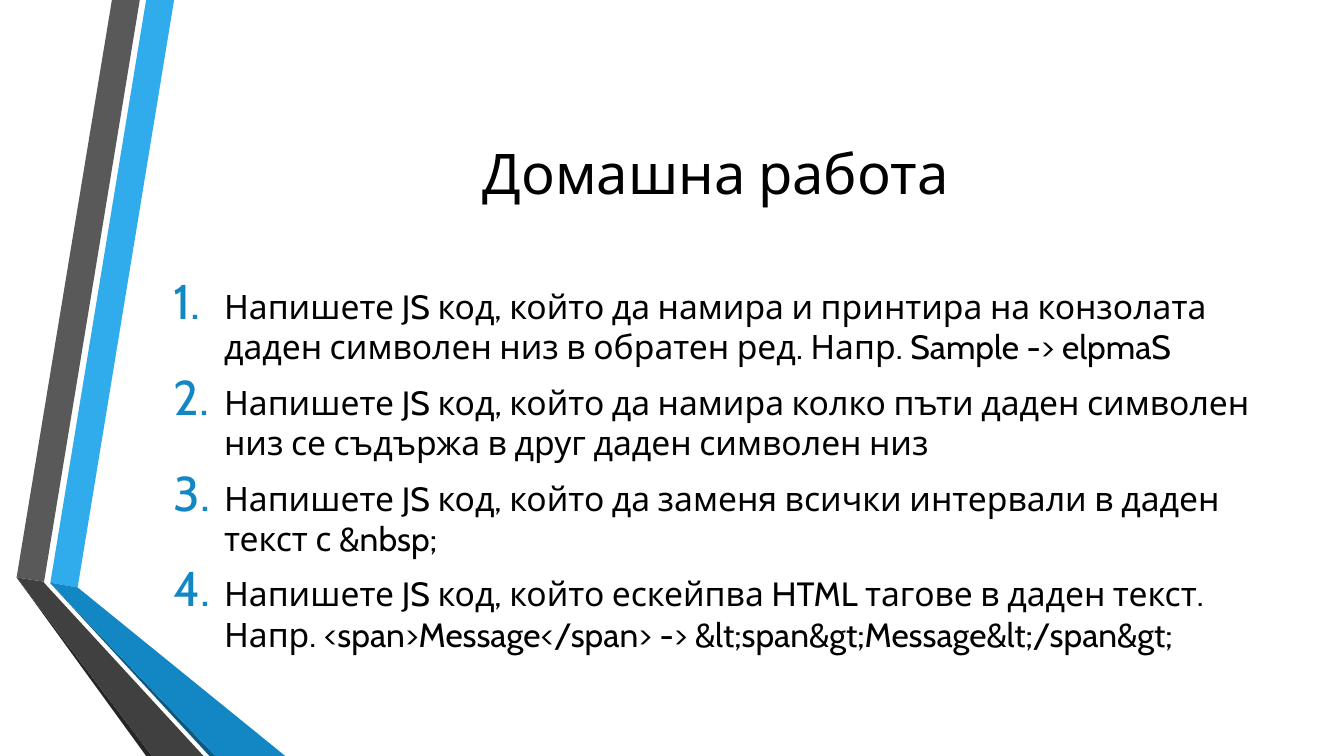
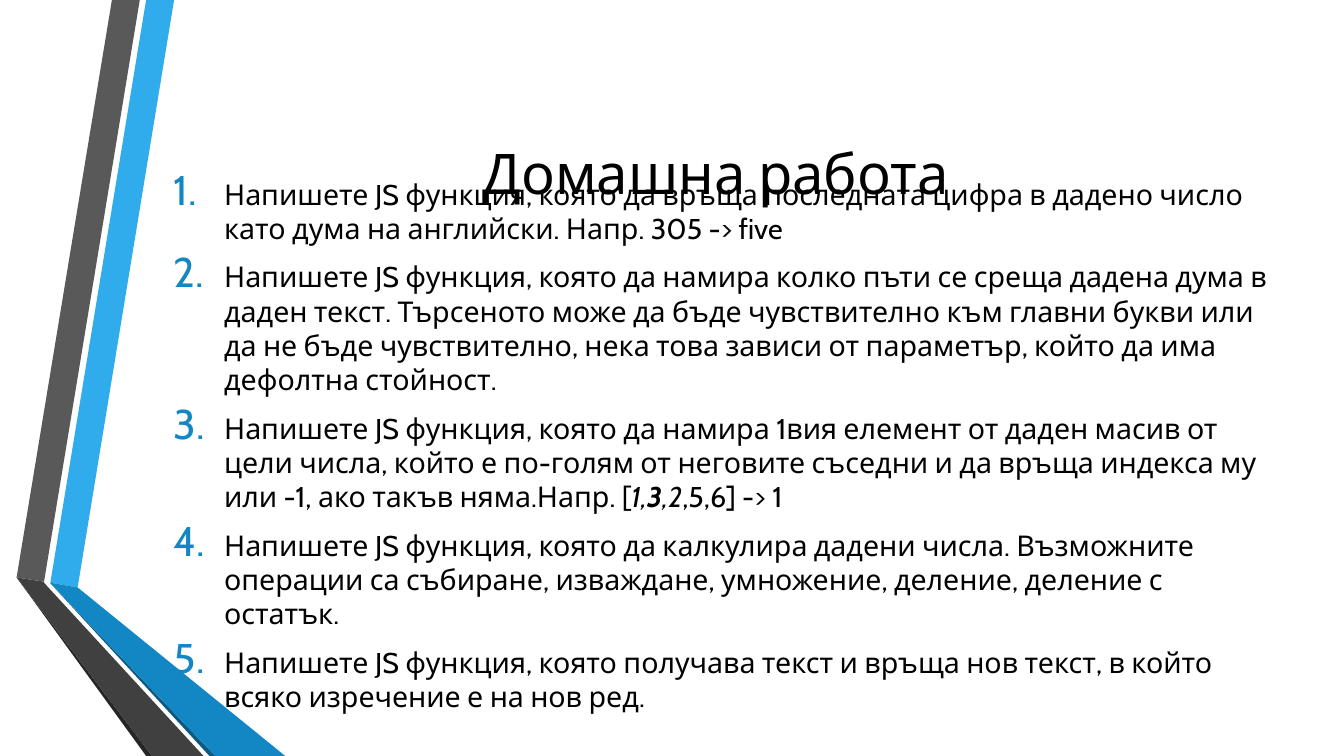
Before and after one commit to dnmitev/IT-Academy, a slide deck: slide 20 of JS Fundamentals/7.Functions/JS-Functions.pptx (slide 10 before the commit). Drawn at 1344x756 pixels with LibreOffice and Linux fonts; fonts in the diff are those of the drawing; background and template pictures are left out. Boxes give left, top, right and bottom in pixels: in the first picture for what was removed or moved away, otherwise in the second. Text is boxed around its words. In the diff, an @@ line names an element or a change of style, - is before the commit and + after.

```diff
--- a/JS Fundamentals/7.Functions/JS-Functions.pptx
+++ b/JS Fundamentals/7.Functions/JS-Functions.pptx
@@ text at (x1=224, y1=178, x2=1266, y2=715): text changed; size 24 to 20.4 pt @@
-1. Напишете JS код, който да намира и принтира на конзолата даден символен низ в обратен ред. Напр. Sample -> elpmaS
-2. Напишете JS код, който да намира колко пъти даден символен низ се съдържа в друг даден символен низ
-3. Напишете JS код, който да заменя всички интервали в даден текст с &nbsp;
-4. Напишете JS код, който ескейпва HTML тагове в даден текст. Напр. <span>Message</span> -> &lt;span&gt;Message&lt;/span&gt;
+1. Напишете JS функция, която да връща последната цифра в дадено число като дума на английски. Напр. 305 -> five
+2. Напишете JS функция, която да намира колко пъти се среща дадена дума в даден текст. Търсеното може да бъде чувствително към главни букви или да не бъде чувствително, нека това зависи от параметър, който да има дефолтна стойност.
+3. Напишете JS функция, която да намира 1вия елемент от даден масив от цели числа, който е по-голям от неговите съседни и да връща индекса му или -1, ако такъв няма.Напр. [1,3,2,5,6] -> 1
+4. Напишете JS функция, която да калкулира дадени числа. Възможните операции са събиране, изваждане, умножение, деление, деление с остатък.
+5. Напишете JS функция, която получава текст и връща нов текст, в който всяко изречение е на нов ред.
```
Also in this commit, not shown: 10 slides added, 6 other files.
